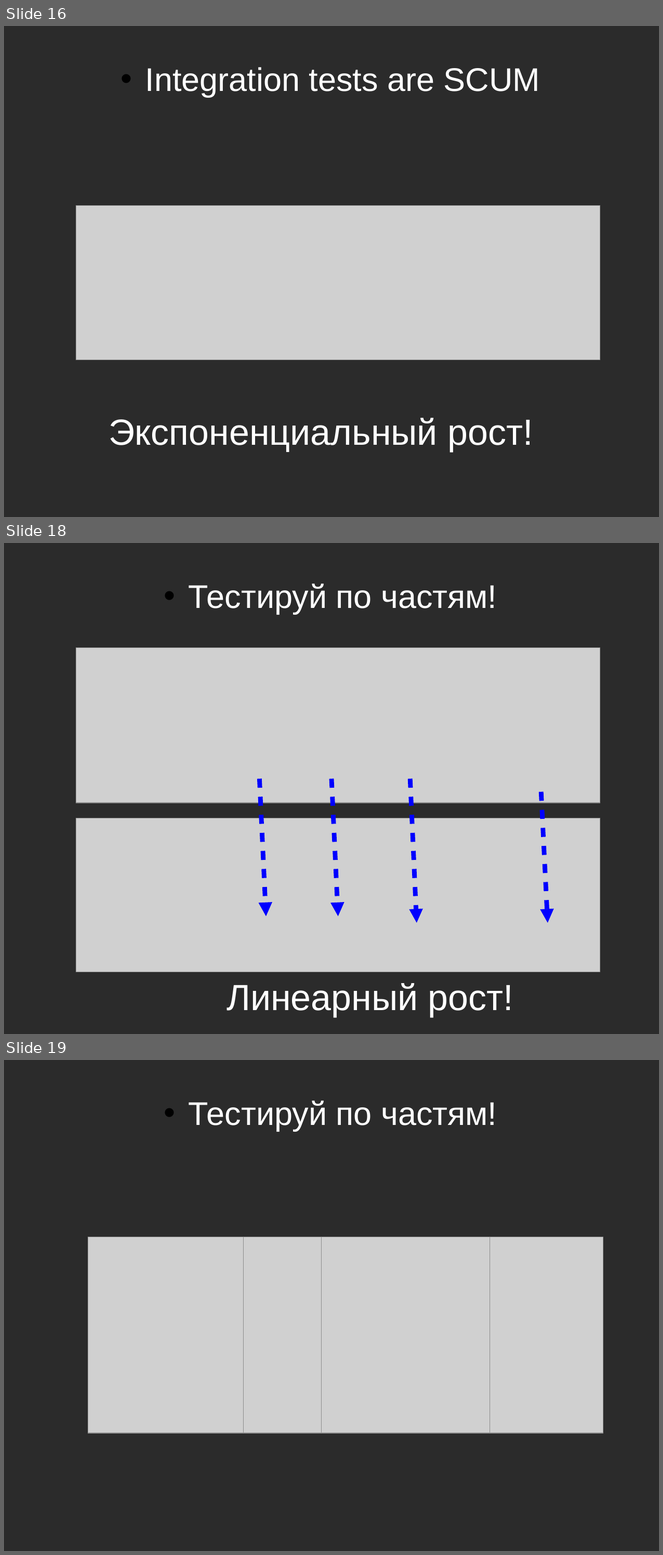
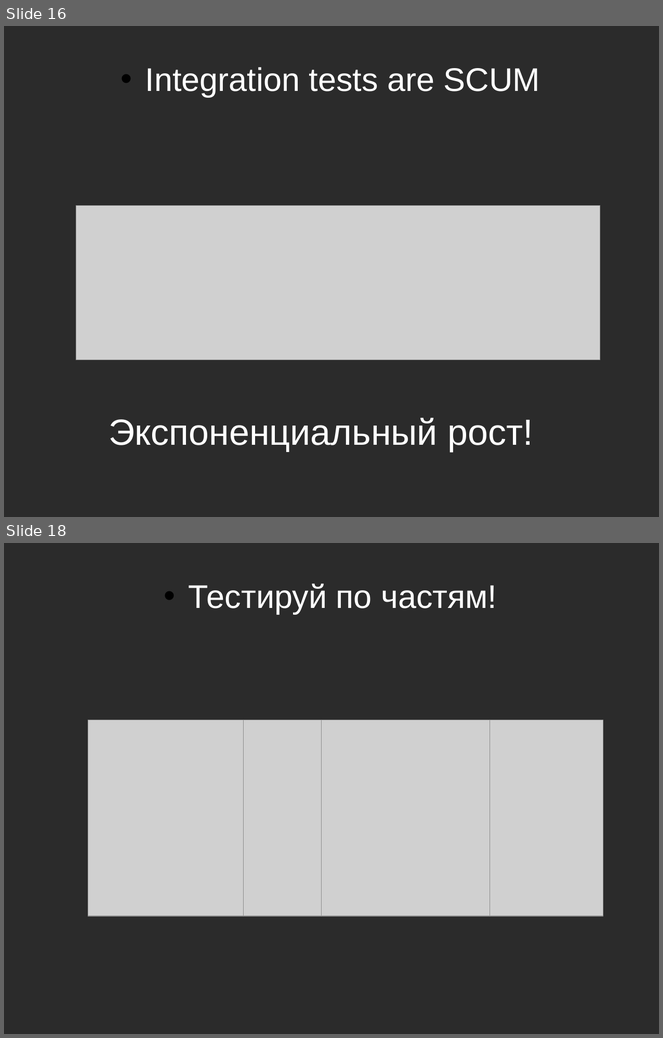
Before and after one commit to asolntsev/presentations, a slide deck: ui-tests/the_fast_and_the_continuous.seleniumcamp2014.odp. Shown one above the other, each under a label of ours: slides 16, 18 and 19 before the commit, slides 16 and 18 after it; the slides between them are not shown. The pictures are 663x1555 and 663x1038 pixels, drawn with LibreOffice and Linux fonts; fonts in the diff are those of the drawing; grey boxes stand for pictures; background and template pictures are left out; a plain dark background stands for a picture behind light text. Boxes give left, top, right and bottom in pixels: in the first picture for what was removed or moved away, otherwise in the second. Text is boxed around its words. In the diff, an @@ line names an element or a change of style, - is before the commit and + after.

```diff
--- a/ui-tests/the_fast_and_the_continuous.seleniumcamp2014.odp
+++ b/ui-tests/the_fast_and_the_continuous.seleniumcamp2014.odp
@@ slide 18 removed at bbox=[4, 543, 659, 1034], background picture (left out) @@
@@ text removed at bbox=[189, 584, 497, 614] @@
-• Тестируй по частям!
@@ picture removed at bbox=[76, 648, 600, 803] @@
@@ arrow removed from (259, 779) to (266, 916) @@
@@ arrow removed from (332, 779) to (338, 916) @@
@@ arrow removed from (410, 779) to (417, 923) @@
@@ arrow removed from (541, 792) to (548, 923) @@
@@ picture removed at bbox=[76, 818, 600, 972] @@
@@ text removed at bbox=[227, 983, 514, 1017] @@
-Линеарный рост!
@@ what was slide 19 is now slide 18 @@
```
Also in this commit, not shown: 1 slide changed, 1 other slide removed.
